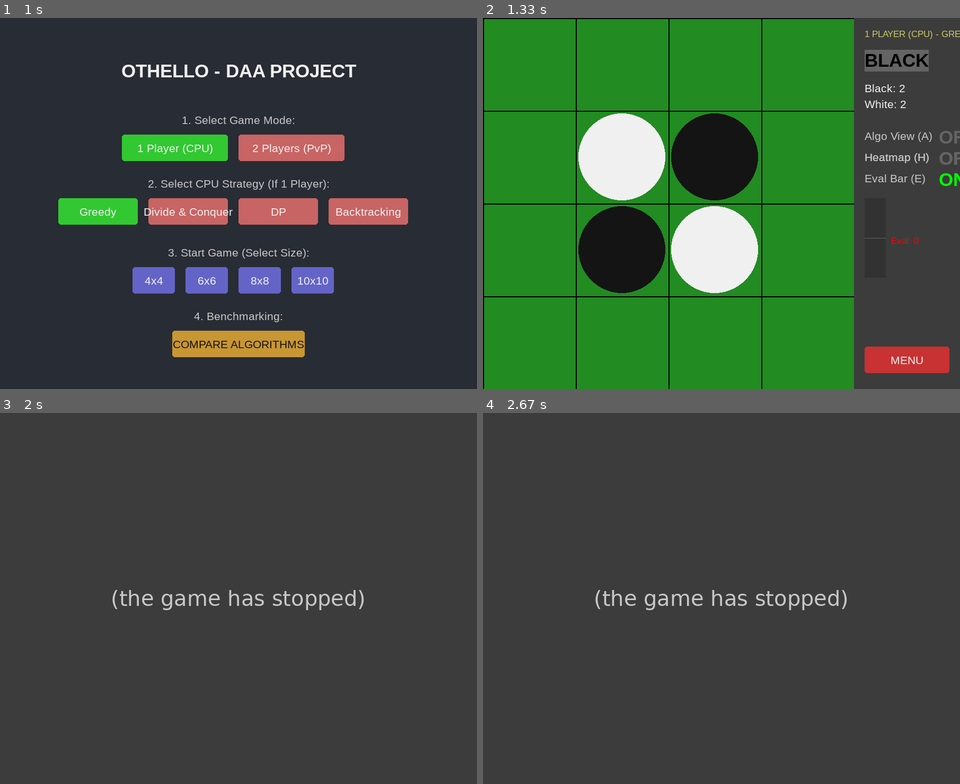
Above: before the commit, frames 1-4 (two rows, left to right).
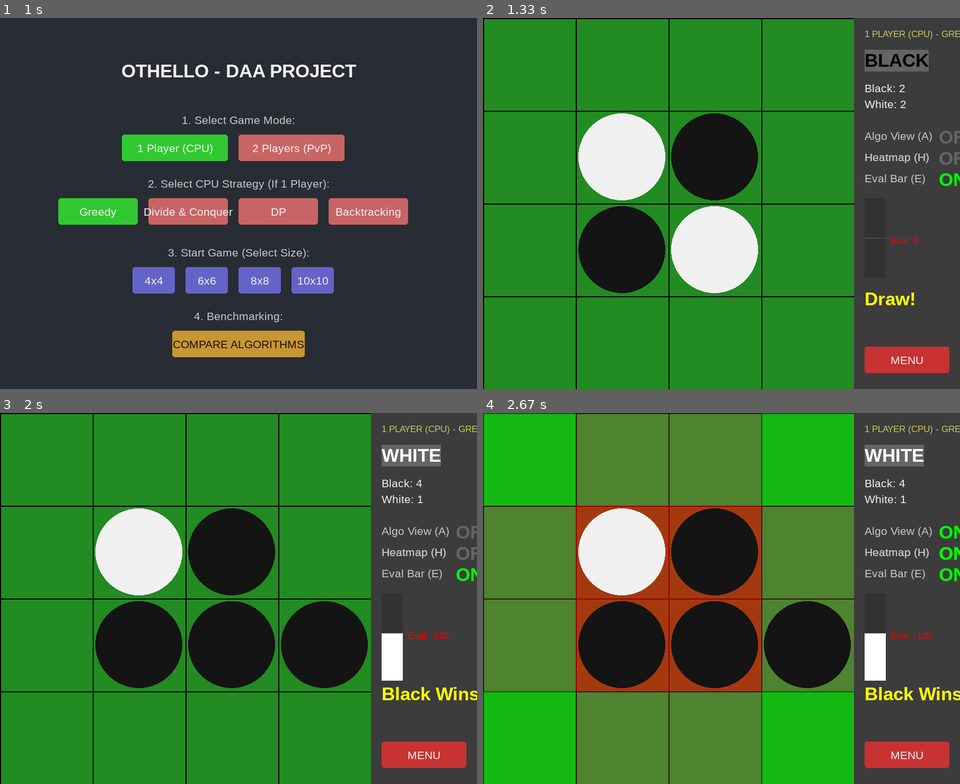
Above: after the commit, the same moments.

Repository: nimaldanyathk/Othello_DAA_Project
Game: pygame game, started from main_pygame.py
The game is run twice, just before and just after one commit, with the same random seed, the same clock (stepped at 60 frames per second) and the same inputs.
Inputs (mouse positions are in pixels of both pictures, inside the frame that each line leads up to):
- Up to frame 1 (1 s): click (238, 203) at 0.38 s; click (124, 207) at 0.72 s
- Up to frame 2 (1.33 s): click "4x4" at 1.05 s
- Up to frame 3 (2 s): click (295, 631) at 1.38 s
- Up to frame 4 (2.67 s): tap H at 2.17 s; tap A at 2.5 s

Frame 1 is identical in both runs. In frame 2, 0.2% of the frame differs, in the area x 80-91%, y 74-78%; in frame 3, 82%; in frame 4, 82%, in the area x 0-100%, y 0-100%.
Error before the commit: NameError: name 'STRAT_CLASSICAL_BT' is not defined (pygame_gui.py line 779); the game stopped at 1.38 s (later frames are placeholders)

Commit message:
added a quicker function to check if any valid moves exist

Diff:
--- a/model/game_state.py
+++ b/model/game_state.py
@@ -29,6 +29,11 @@
                 return [GameState(self.board, -self.player)]
             else:
                 return [] # Terminal state
+
+    def has_any_valid_moves(self):
+        # Quick check without generating all moves
+        return len(self.board.get_valid_moves(self.player)) > 0
+
 
         successors = []
         successors = []
